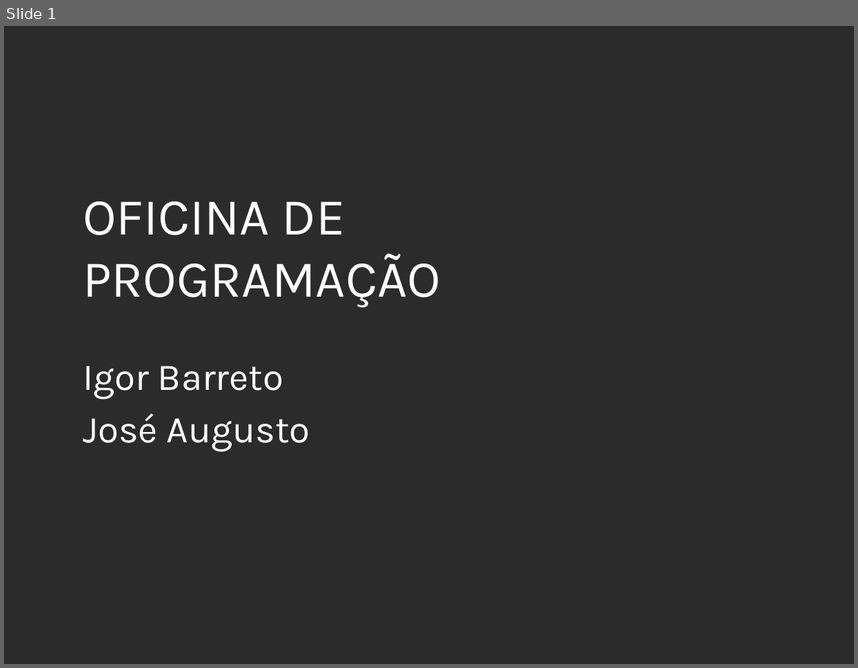
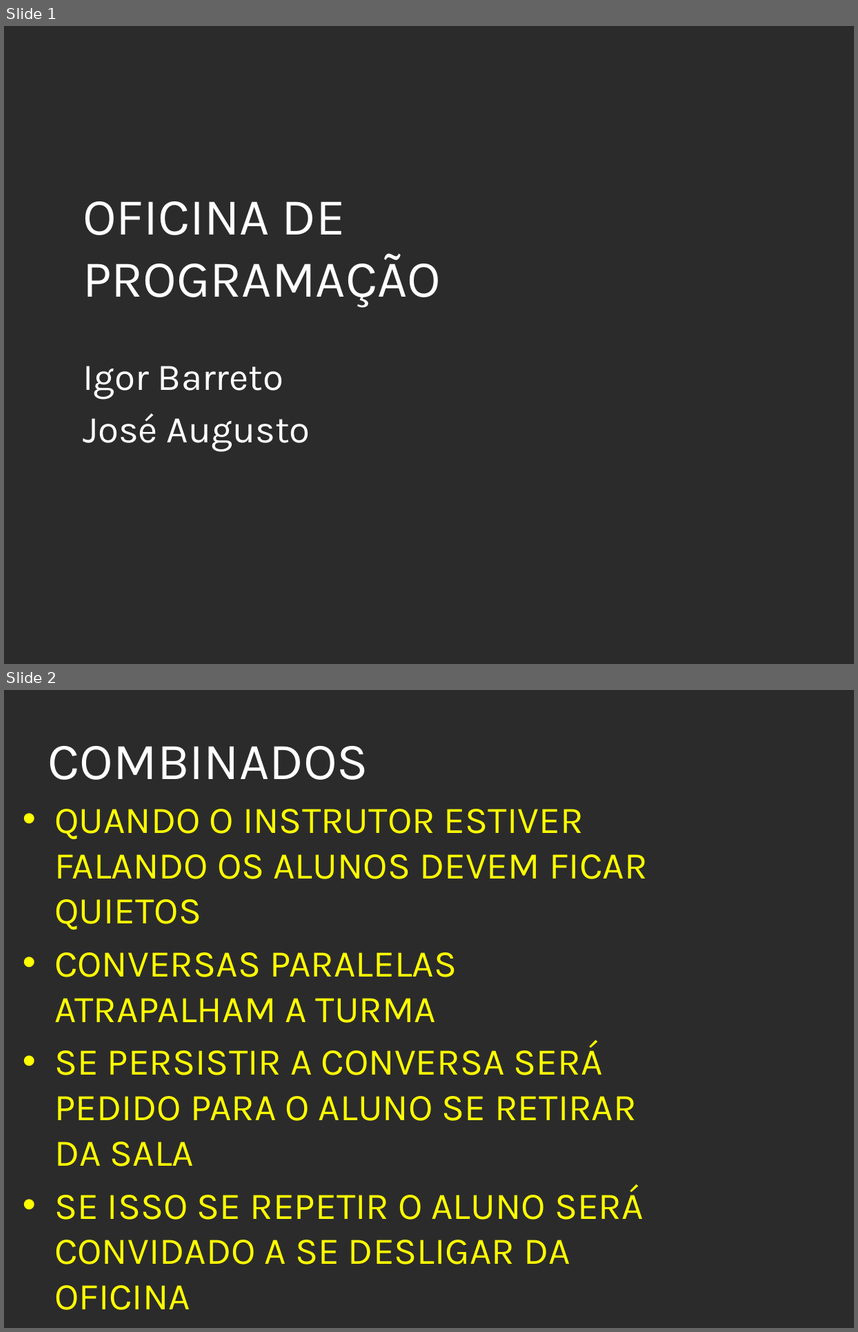
Before and after one commit to igorTeste2019/aulas_python_projeto, a slide deck: material/OP_aula1.pptx. Shown one above the other, each under a label of ours: slide 1 before the commit, slides 1 and 2 after it. The pictures are 858x668 and 858x1332 pixels, drawn with LibreOffice and Linux fonts; fonts in the diff are those of the drawing; background and template pictures are left out; a plain dark background stands for a picture behind light text. Boxes give left, top, right and bottom in pixels: in the first picture for what was removed or moved away, otherwise in the second. Text is boxed around its words. In the diff, an @@ line names an element or a change of style, - is before the commit and + after.

```diff
--- a/material/OP_aula1.pptx
+++ b/material/OP_aula1.pptx
@@ slide 2 added at [4,690,854,1328], background picture (left out) @@
@@ title added at [48,746,369,780], 44 pt, text #FFFFFF @@
+COMBINADOS
@@ text added at [54,809,648,1310], 32 pt, text #FFFF00 @@
+• QUANDO O INSTRUTOR ESTIVER FALANDO OS ALUNOS DEVEM FICAR QUIETOS
+• CONVERSAS PARALELAS ATRAPALHAM A TURMA
+• SE PERSISTIR A CONVERSA SERÁ PEDIDO PARA O ALUNO SE RETIRAR DA SALA
+• SE ISSO SE REPETIR O ALUNO SERÁ CONVIDADO A SE DESLIGAR DA OFICINA
```
Also in this commit, not shown: 4 slides changed.
